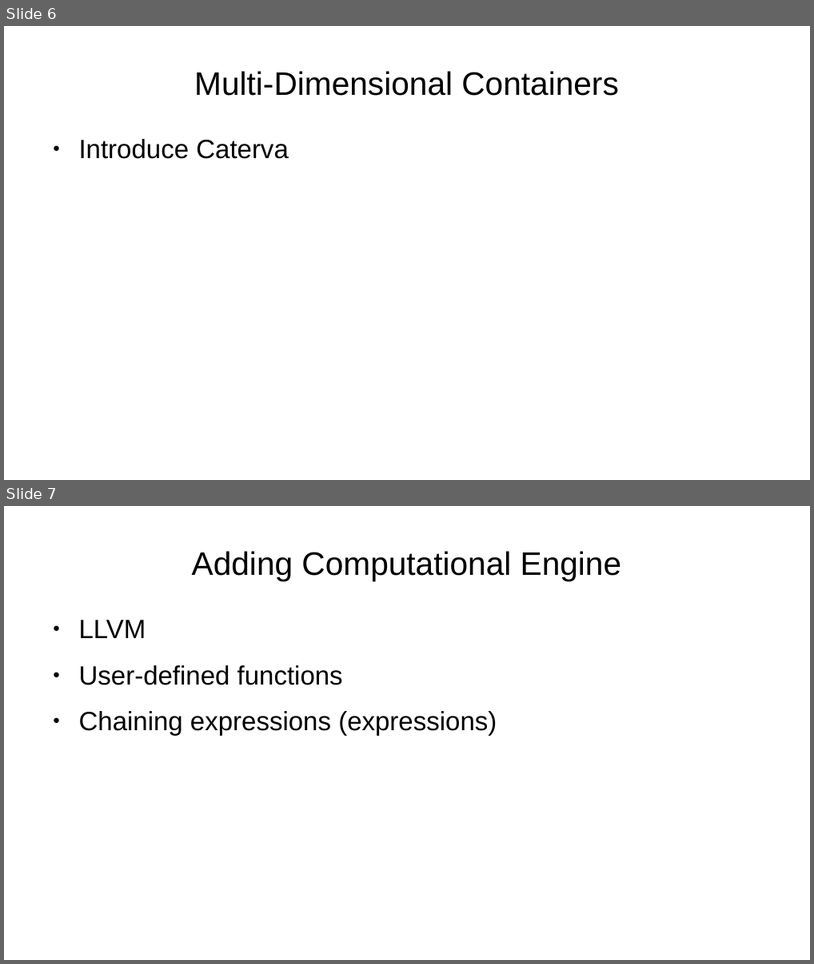
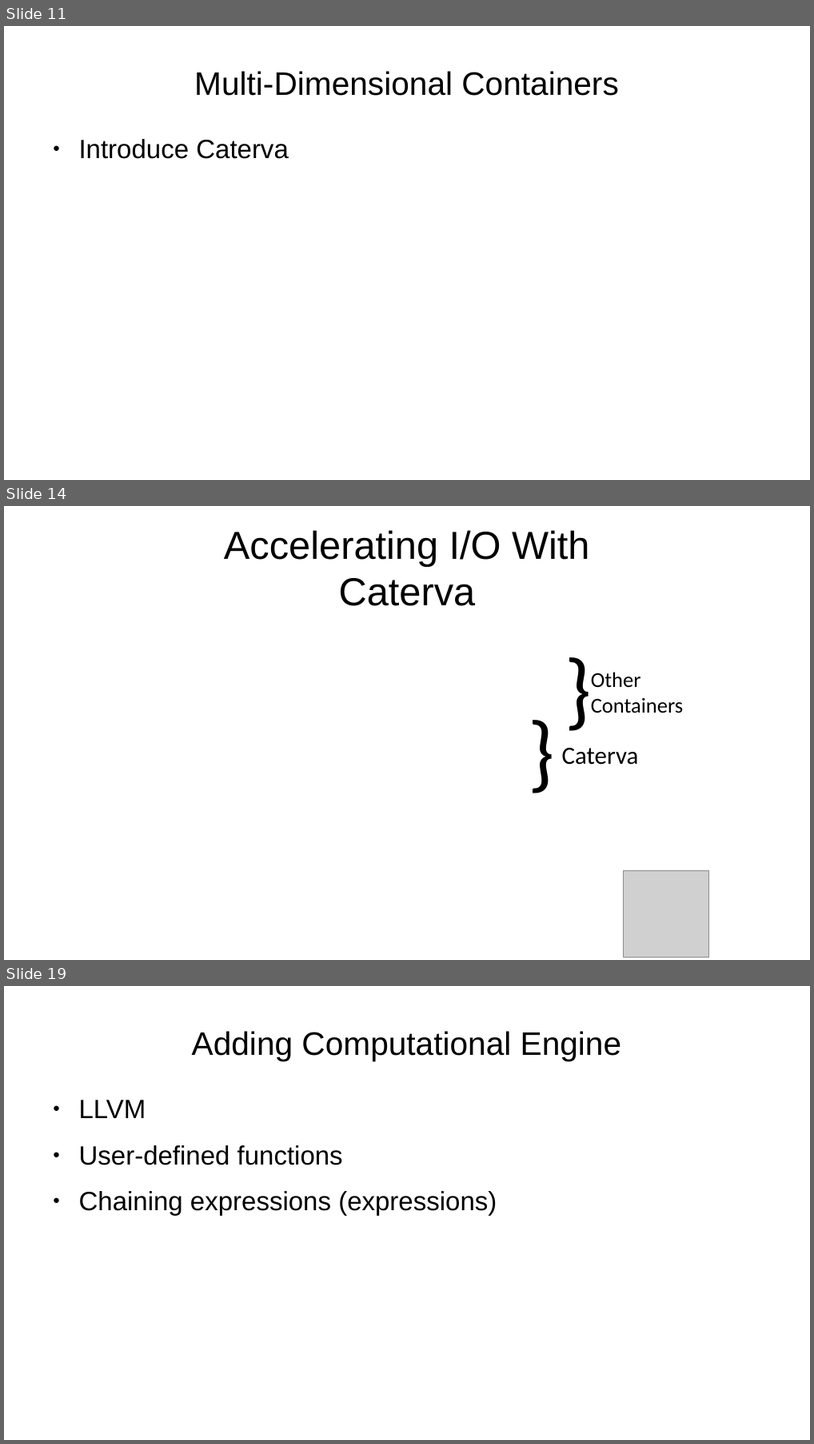
Before and after one commit to inaos/iron-array, a slide deck: decks/pyDataNyc2019.odp. Shown one above the other, each under a label of ours: slides 6 and 7 before the commit, slides 11, 14 and 19 after it; the slides between them are not shown. The pictures are 814x964 and 814x1444 pixels, drawn with LibreOffice and Linux fonts; fonts in the diff are those of the drawing; grey boxes stand for pictures. Boxes give left, top, right and bottom in pixels: in the first picture for what was removed or moved away, otherwise in the second. Text is boxed around its words. In the diff, an @@ line names an element or a change of style, - is before the commit and + after.

Commit message:
adding blosc and caterva slides

```diff
--- a/decks/pyDataNyc2019.odp
+++ b/decks/pyDataNyc2019.odp
@@ slide 14 added at (4,506,810,960), background #FFFFFF @@
@@ text added at (224,530,590,606), 38.4 pt, text #000000 @@
+Accelerating I/O With Caterva
@@ text added at (561,632,594,733), 83.7 pt, text #000000 @@
+}
@@ text added at (591,672,683,713), 20.9 pt, text #000000 @@
+Other
+Containers
@@ text added at (524,694,558,796), 83.7 pt, text #000000 @@
+}
@@ text added at (562,748,639,764), 24.4 pt, text #000000 @@
+Caterva
@@ picture added at (624,871,709,956) @@
@@ what was slide 6 is now slide 11 @@
@@ what was slide 7 is now slide 19 @@
```
Also in this commit, not shown: 11 other slides added.
